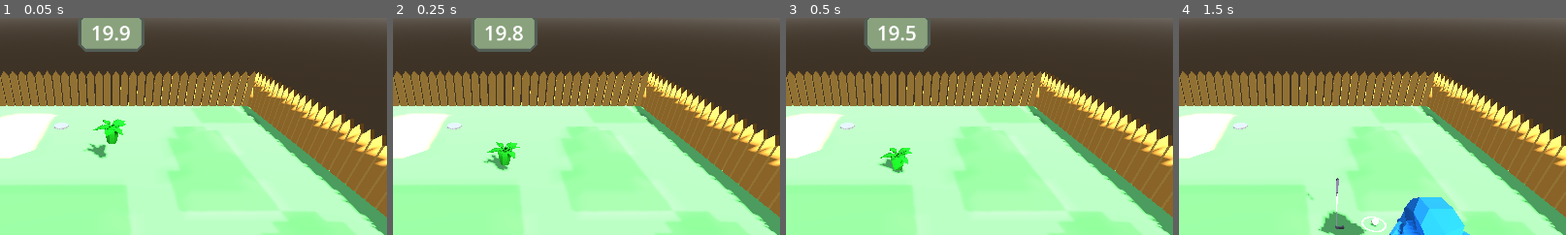
Above: before the commit, frames 1-4 (left to right).
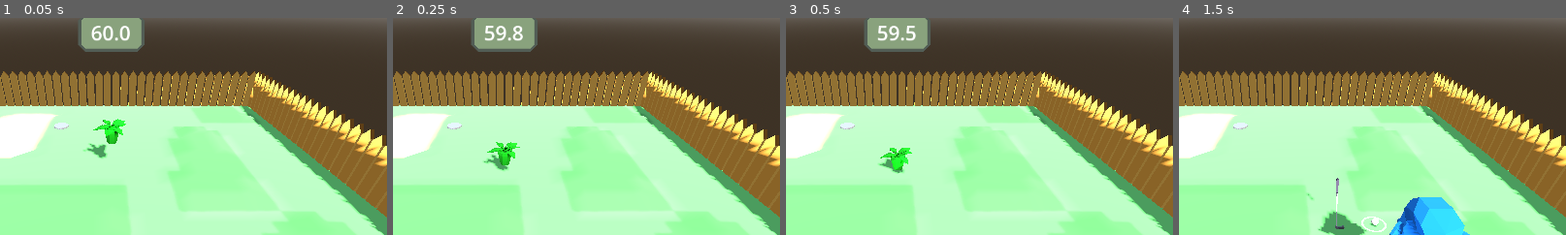
Above: after the commit, the same moments.

Repository: ronincampbell/GDS2Project
Game: Godot game, scene res://maps/test_map.tscn
Same seed, same stepped clock (60 frames per second), same inputs: the game is played once before the commit and once after it. This scene is started directly instead of the project's main scene. The engine's default icon, where the game draws it, is replaced by a stand-in: a white triangle on a blue panel in a dark square.
Inputs (mouse positions are % of the whole screen's width and height, from its top left):
- Up to frame 1 (0.05 s): no input
- Up to frame 2 (0.25 s): no input
- Up to frame 3 (0.5 s): no input
- Up to frame 4 (1.5 s): tap Enter (KeyboardJoin) at 0.5 s; move the mouse to (72, 45) at 0.52 s; hold D (PlayerRight) 0.53-1.28 s; hold Enter (KeyboardJoin) 0.53-1.28 s; click (72, 45) at 0.67 s; tap Space at 0.77 s; move the mouse to (30, 55) at 1.27 s; hold S (PlayerDown) from 1.28 s (still down); tap E (PlayerInteract) at 1.35 s
The pictures show only the part of the screen within x 36-86%, y 3-53%; the shares and areas given below are measured in that part.

The runs differ from the first frame. In frame 1, 0.2% of the frame differs, in the area x 23-34%, y 3-11%; in frame 2, 0.1%; in frame 3, 0.1%; in frame 4, nothing differs.

Commit message:
You can choose the prop you want to place
As a player, I want to be able to place props before the game begins so that I can design the course how I want it

Diff:
--- a/UI/prop placement/prop_placement.gd
+++ b/UI/prop placement/prop_placement.gd
@@ -40,5 +40,17 @@
 	for player in player_current_props:
 		hotbar.get_child(props_list.get(player_current_props.get(player))).set_selections(player)
 
+func update_selected(player_num: int, object: String) -> void:
+	var player = players.PLAYER1
+	if player_num == 2:
+		player = players.PLAYER2
+	elif player_num == 3:
+		player = players.PLAYER3
+	elif player_num == 4:
+		player = players.PLAYER4
+
+	player_current_props[player] = object
+	highlight_selected_props()
+
 func update_timer_text(rem_time: float = 30.00):
 	timer.text = str(rem_time)
--- a/controller_manager.gd
+++ b/controller_manager.gd
@@ -16,6 +16,9 @@
 
 var rotate_clock: InputEventJoypadMotion
 var rotate_anti_clock: InputEventJoypadMotion
+
+var next_object: InputEventJoypadButton
+var previous_object: InputEventJoypadButton
 
 var left_input_key: InputEventKey
 var right_input_key: InputEventKey
@@ -37,6 +40,8 @@
 		InputMap.add_action("PlayerCancel"+str(i))
 		InputMap.add_action("RotateClock"+str(i))
 		InputMap.add_action("RotateAntiClock"+str(i))
+		InputMap.add_action("NextObject"+str(i))
+		InputMap.add_action("PreviousObject"+str(i))
 
 	left_input = InputEventJoypadMotion.new()
 	left_input.axis = JOY_AXIS_LEFT_X
@@ -67,6 +72,12 @@
 	rotate_anti_clock = InputEventJoypadMotion.new()
 	rotate_anti_clock.axis = JOY_AXIS_RIGHT_X
 	rotate_anti_clock.axis_value = -1
+
+	next_object = InputEventJoypadButton.new()
+	next_object.button_index = JOY_BUTTON_RIGHT_SHOULDER
+
+	previous_object = InputEventJoypadButton.new()
+	previous_object.button_index = JOY_BUTTON_LEFT_SHOULDER
 
 
 	left_input_key = InputEventKey.new()
@@ -108,6 +119,8 @@
 			InputMap.action_erase_events("PlayerCancel"+str(player_num))
 			InputMap.action_erase_events("RotateClock"+str(player_num))
 			InputMap.action_erase_events("RotateAntiClock"+str(player_num))
+			InputMap.action_erase_events("NextObject"+str(player_num))
+			InputMap.action_erase_events("PreviousObject"+str(player_num))
 			print("Player %s left on Device %s" % [player_num, device_num])
 			device_left.emit(player_num, device_num)
 			return true
@@ -127,6 +140,9 @@
 
 	var device_rotate_clock: InputEventJoypadMotion = rotate_clock.duplicate()
 	var device_rotate_anti_clock: InputEventJoypadMotion = rotate_anti_clock.duplicate()
+
+	var device_next_object: InputEventJoypadButton = next_object.duplicate()
+	var device_previous_object: InputEventJoypadButton = previous_object.duplicate()
 
 	device_left_input.device = device_num
 	device_right_input.device = device_num
@@ -136,6 +152,8 @@
 	device_cancel_input.device = device_num
 	device_rotate_clock.device = device_num
 	device_rotate_anti_clock.device = device_num
+	device_next_object.device = device_num
+	device_previous_object.device = device_num
 
 	InputMap.action_add_event("PlayerLeft"+player_num, device_left_input)
 	InputMap.action_add_event("PlayerRight"+player_num, device_right_input)
@@ -145,6 +163,8 @@
 	InputMap.action_add_event("PlayerCancel"+player_num, device_cancel_input)
 	InputMap.action_add_event("RotateClock"+player_num, device_rotate_clock)
 	InputMap.action_add_event("RotateAntiClock"+player_num, device_rotate_anti_clock)
+	InputMap.action_add_event("NextObject"+player_num, device_next_object)
+	InputMap.action_add_event("PreviousObject"+player_num, device_previous_object)
 
 	print("Player %s joined on Device %s" % [player_num, device_num])
 	device_joined.emit(device_players[device_num], device_num)
--- a/scripts/game_manager.gd
+++ b/scripts/game_manager.gd
@@ -7,7 +7,7 @@
 
 var mode : String = "obstacle placing"
 var obstacle_placing_timer : float = 0
-var obstacle_placing_time : float = 20
+var obstacle_placing_time : float = 60
 var player1_obstacle_in_scene : bool = false
 
 const placeable_props: Dictionary = {"plant":preload("res://Props/Previews/prop_plant_preview.tscn"), "fertiliser":preload("res://Props/Previews/prop_fertiliser_preview.tscn"), "watering_can":preload("res://Props/Previews/prop_watering_can_preview.tscn")}
@@ -21,6 +21,20 @@
 
 @onready var prop_placement_ui: Node = $PropPlacement
 @onready var hud: Node = $Hud
+
+var players_in_scene: int = 1
+enum players_prop {PLAYER1, PLAYER2, PLAYER3, PLAYER4}
+
+var player_current_props = {
+	players_prop.PLAYER1: "plant",
+	players_prop.PLAYER2: "plant",
+	players_prop.PLAYER3: "plant",
+	players_prop.PLAYER4: "plant"
+}
+const player_prop_index = [players_prop.PLAYER1, players_prop.PLAYER2, players_prop.PLAYER3, players_prop.PLAYER4]
+const prop_index = ["plant", "fertiliser", "watering_can"]
+var current_player_prop_index = [0, 0, 0, 0]
+var prop_preview_in_scene = [null, null, null, null]
 
 func _physics_process(delta: float) -> void:
 	if mode == "obstacle placing":
@@ -49,11 +63,35 @@
 			#var new_gnome = _place_object(gnome, Vector3(0, 1.4, 0))
 			#new_gnome.player_num = 1
 
-		if !player1_obstacle_in_scene:
-			var new_prop = _place_object(pick_random(placeable_props), Vector3(0, 1.6, 0))
-			if new_prop.has_method("set_player"):
-				new_prop.set_player(1)
-			player1_obstacle_in_scene = true
+		if !prop_preview_in_scene[0]:
+			_place_player_object(player_current_props[players_prop.PLAYER1], 1)
+
+		for i in players_in_scene:
+			var index_change = 0
+			if Input.is_action_just_pressed("NextObject"+str(i+1)):
+				index_change += 1
+			if Input.is_action_just_pressed("PreviousObject"+str(i+1)):
+				index_change -= 1
+
+			if index_change != 0:
+				prop_preview_in_scene[i].queue_free()
+
+				current_player_prop_index[i] += index_change
+				if current_player_prop_index[i] < 0:
+					current_player_prop_index[i] = prop_index.size()-1
+				elif current_player_prop_index[i] >= prop_index.size():
+					current_player_prop_index[i] = 0
+
+				var new_prop = prop_index[current_player_prop_index[i]]
+				player_current_props[player_prop_index[i]] = new_prop
+				_place_player_object(new_prop, i+1)
+				prop_placement_ui.update_selected(i+1, new_prop)
+
+func _place_player_object(player_current_prop, player_num) -> void:
+	var new_prop = _place_object(placeable_props[player_current_prop], Vector3(0, 1.6, 0))
+	if new_prop.has_method("set_player"):
+		new_prop.set_player(player_num)
+	prop_preview_in_scene[player_num-1] = new_prop
 
 func _on_golf_hole_entered(body: Node3D) -> void:
 	if body.name == "GolfBall":
